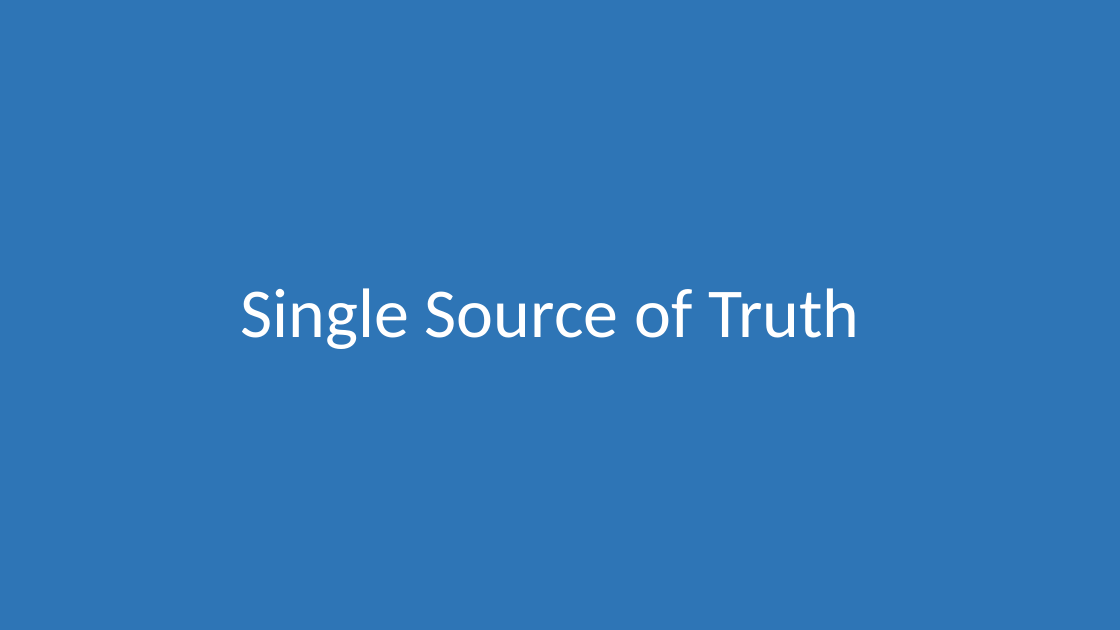
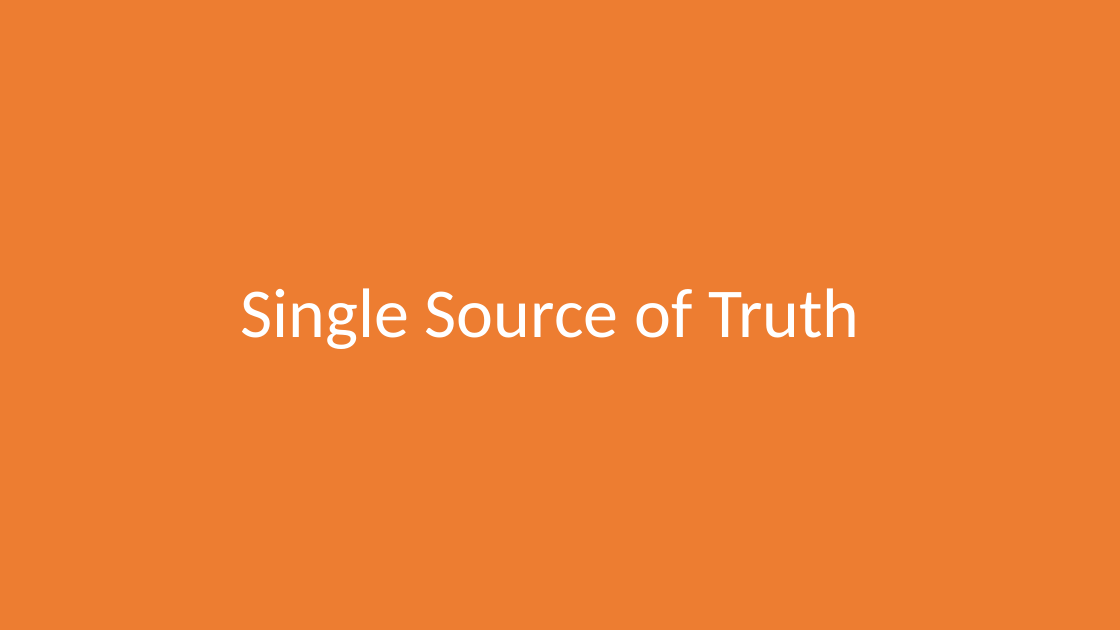
Before and after one commit to morkkis/PWD, a slide deck: slide 5 of presentations/chapter-4/Practical Web Dev.pptx (slide 6 before the commit). Drawn at 1120x630 pixels with LibreOffice and Linux fonts; fonts in the diff are those of the drawing. Boxes give left, top, right and bottom in pixels: in the first picture for what was removed or moved away, otherwise in the second. Text is boxed around its words. In the diff, an @@ line names an element or a change of style, - is before the commit and + after.

```diff
--- a/presentations/chapter-4/Practical Web Dev.pptx
+++ b/presentations/chapter-4/Practical Web Dev.pptx
@@ rectangle at bbox=[0, 0, 1120, 630]: fill #2E75B6 to #ED7D31 @@
```
Also in this commit, not shown: 1 other slide changed, 18 other files.
